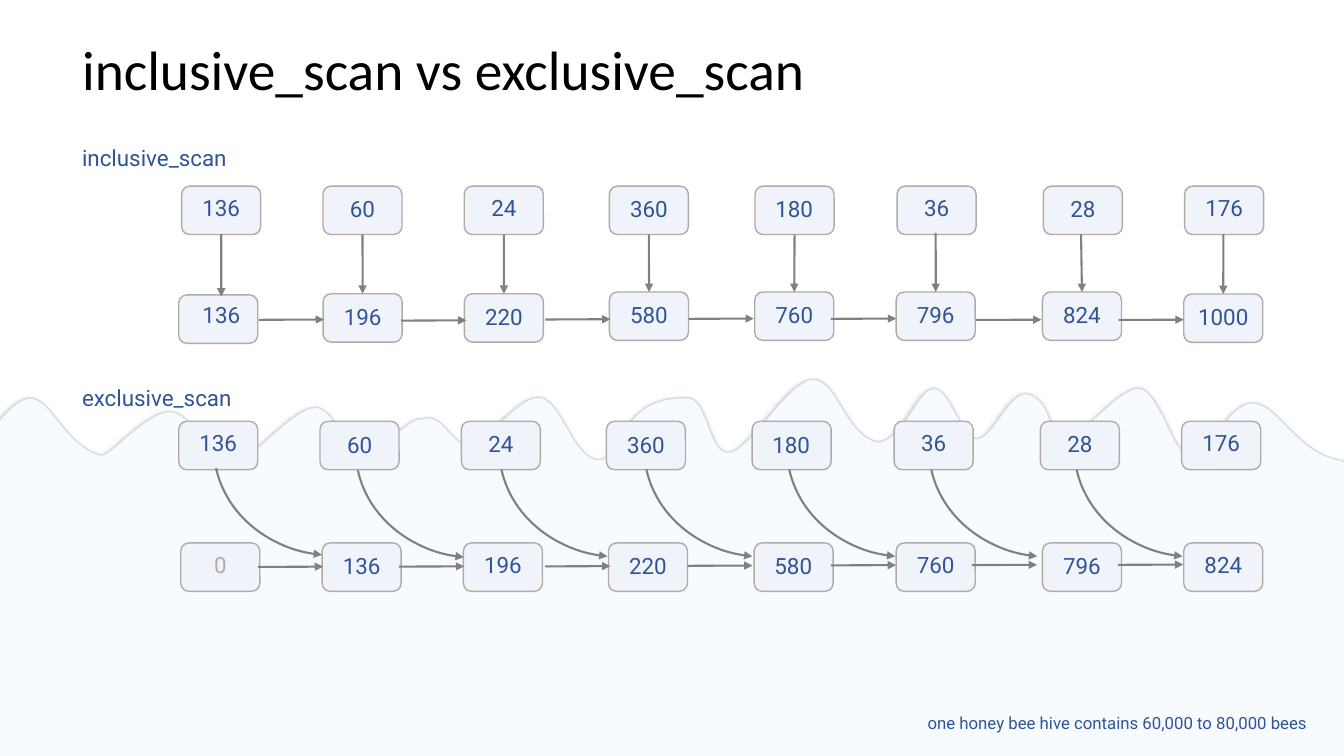
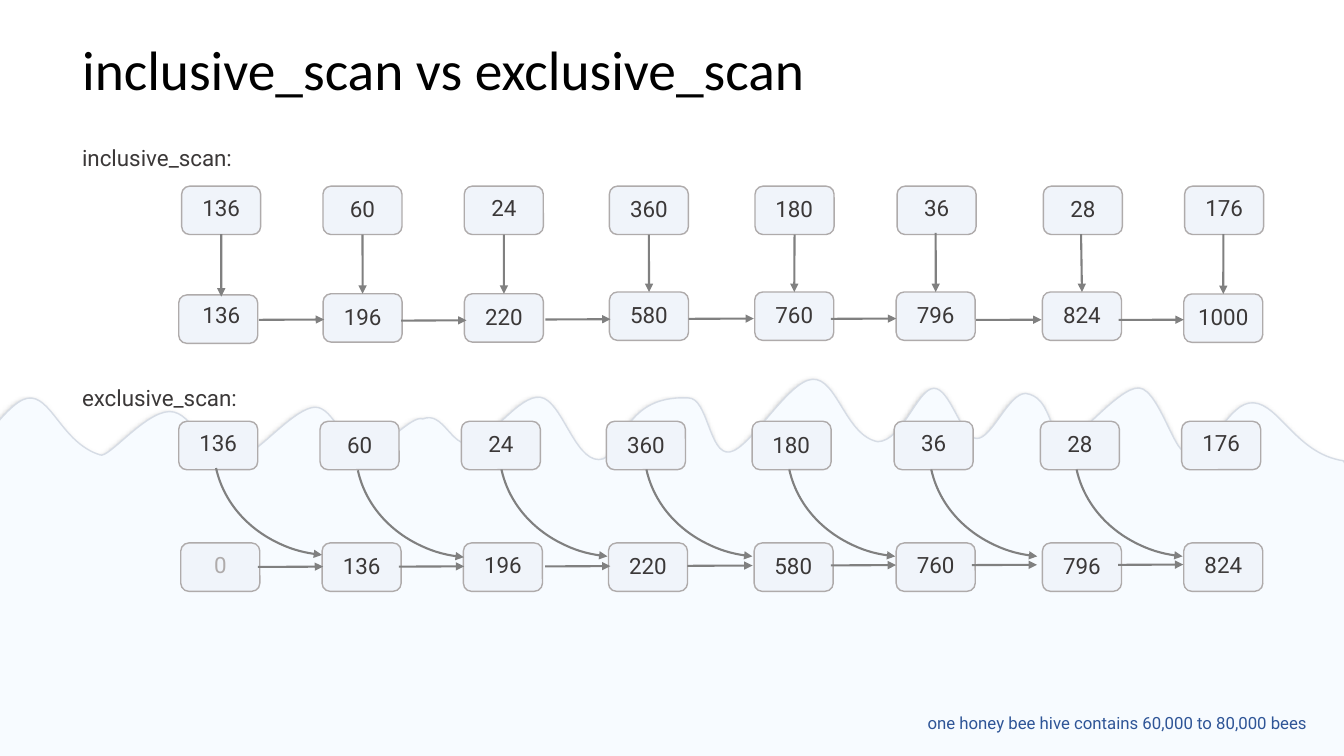
Before and after one commit to EmptySquareBubble/StoriesFromAParallelUniverse-, a slide deck: slide 26 of stories_from_a_paralel_universe.pptx. Drawn at 1344x756 pixels with LibreOffice and Linux fonts; fonts in the diff are those of the drawing. Boxes give left, top, right and bottom in pixels: in the first picture for what was removed or moved away, otherwise in the second. Text is boxed around its words. In the diff, an @@ line names an element or a change of style, - is before the commit and + after.

Commit message:
formatting

```diff
--- a/stories_from_a_paralel_universe.pptx
+++ b/stories_from_a_paralel_universe.pptx
@@ text at box(82, 149, 232, 168): text changed; text colour #2F5597 to #3B3838 @@
-  inclusive_scan
+  inclusive_scan:
@@ text at box(82, 389, 237, 412): text changed; text colour #2F5597 to #3B3838 @@
-  exclusive_scan
+  exclusive_scan:
@@ text colour #2F5597 to #3B3838 in 31 elements at box(202, 200, 240, 216), box(350, 201, 375, 217), box(491, 200, 516, 216), box(630, 201, 668, 217), box(775, 201, 813, 217), box(924, 200, 949, 216), box(1070, 201, 1095, 217), box(1205, 200, 1243, 216), box(202, 307, 240, 323), box(344, 309, 382, 325), box(485, 309, 523, 325), box(630, 307, 668, 323), box(775, 307, 813, 323), box(917, 307, 955, 323), box(1063, 307, 1101, 323), box(1198, 309, 1248, 325), box(199, 435, 237, 451), box(347, 437, 372, 453), box(488, 436, 513, 452), box(627, 437, 665, 453), box(772, 437, 810, 453), box(921, 435, 946, 451), box(1067, 436, 1092, 452), box(1202, 435, 1240, 451), box(343, 558, 381, 574), box(484, 557, 522, 573), box(629, 558, 667, 574), box(774, 558, 812, 574), box(917, 557, 955, 573), box(1063, 558, 1101, 574), box(1204, 557, 1242, 573) @@
```
Also in this commit, not shown: 27 other slides changed, 1 slide added.
